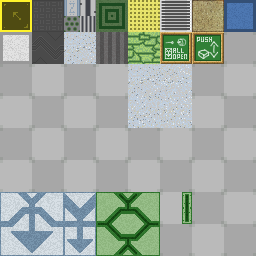
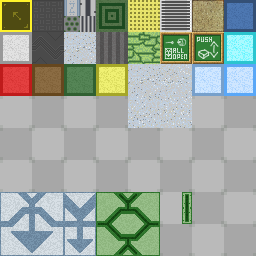
Before/after of a w=256, h=256 layered artwork. What changed in the layer stack:
added layer "22" above "21" over (x1=224, y1=64, x2=256, y2=96)
added layer "21" above "20" over (x1=192, y1=64, x2=224, y2=96)
added layer "20" above "19" over (x1=96, y1=64, x2=128, y2=96)
added layer "19" above "18" over (x1=64, y1=64, x2=96, y2=96)
added layer "18" (1st of 2) above "17c" over (x1=32, y1=64, x2=64, y2=96)
added layer "17c" above "18" over (x1=0, y1=64, x2=32, y2=96)
added layer "18" (2nd of 2) above "Group 1" over (x1=224, y1=32, x2=256, y2=64)
